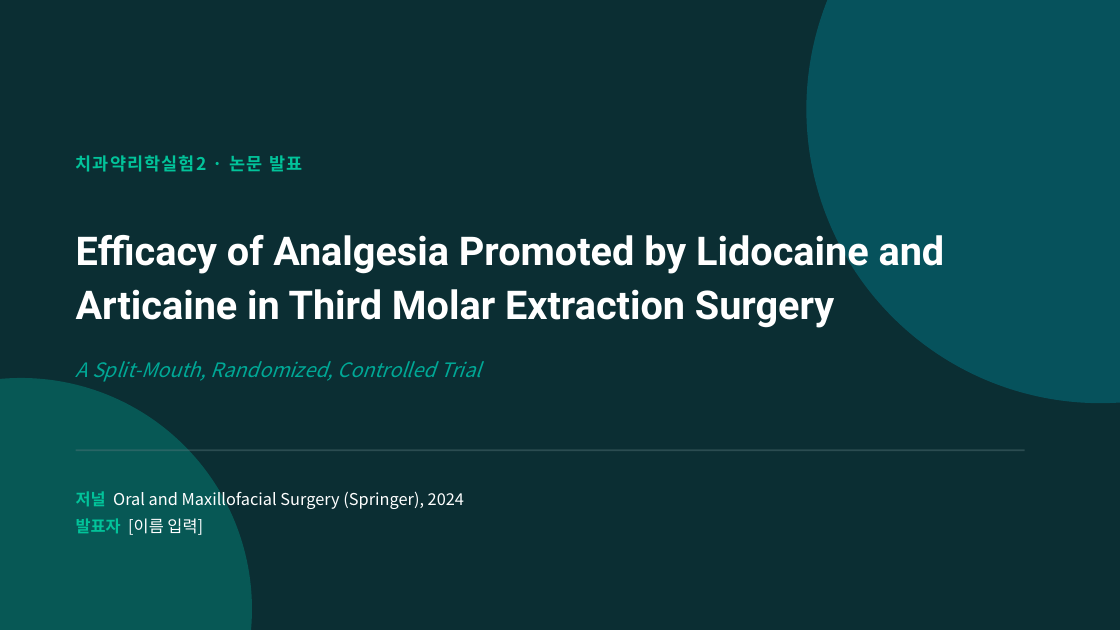
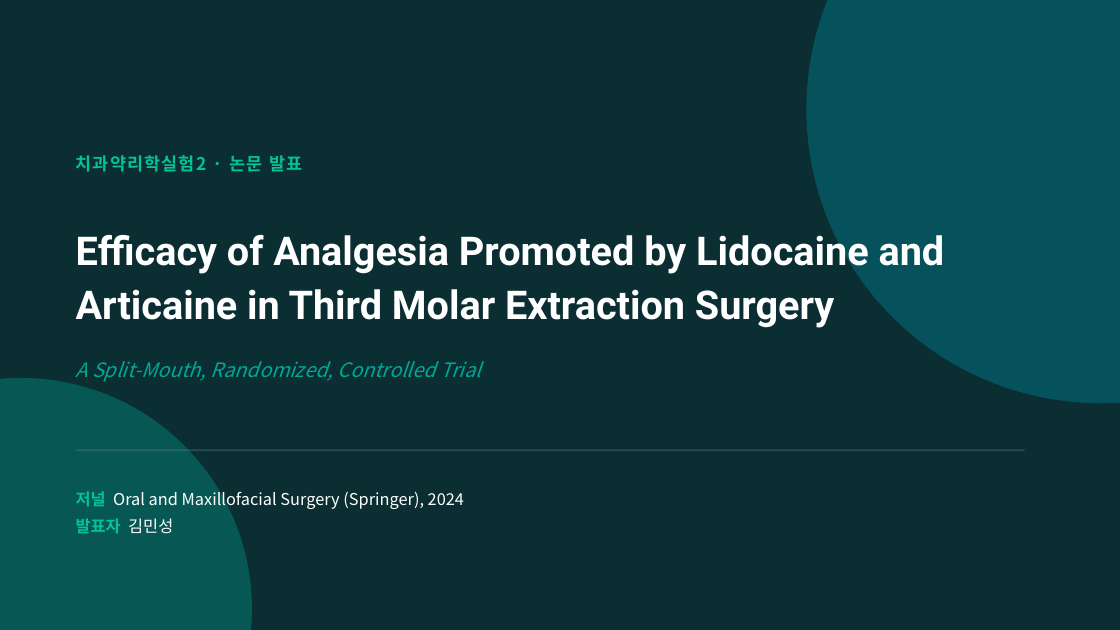
Before and after one commit to yojokem/-, a slide deck: slide 1 of 치과약리학실험2-논문발표/치과약리학실험2_논문발표.pptx. Drawn at 1120x630 pixels with LibreOffice and Linux fonts; fonts in the diff are those of the drawing. Boxes give left, top, right and bottom in pixels: in the first picture for what was removed or moved away, otherwise in the second. Text is boxed around its words. In the diff, an @@ line names an element or a change of style, - is before the commit and + after.

```diff
--- a/치과약리학실험2-논문발표/치과약리학실험2_논문발표.pptx
+++ b/치과약리학실험2-논문발표/치과약리학실험2_논문발표.pptx
@@ text at [76,488,464,534]: text changed @@
-저널 Oral and Maxillofacial Surgery (Springer), 2024
-발표자 [이름 입력]
+저널 Oral and Maxillofacial Surgery (Springer), 2024
+발표자 김민성
```
Also in this commit, not shown: 3 other slides changed, 4 other files.
